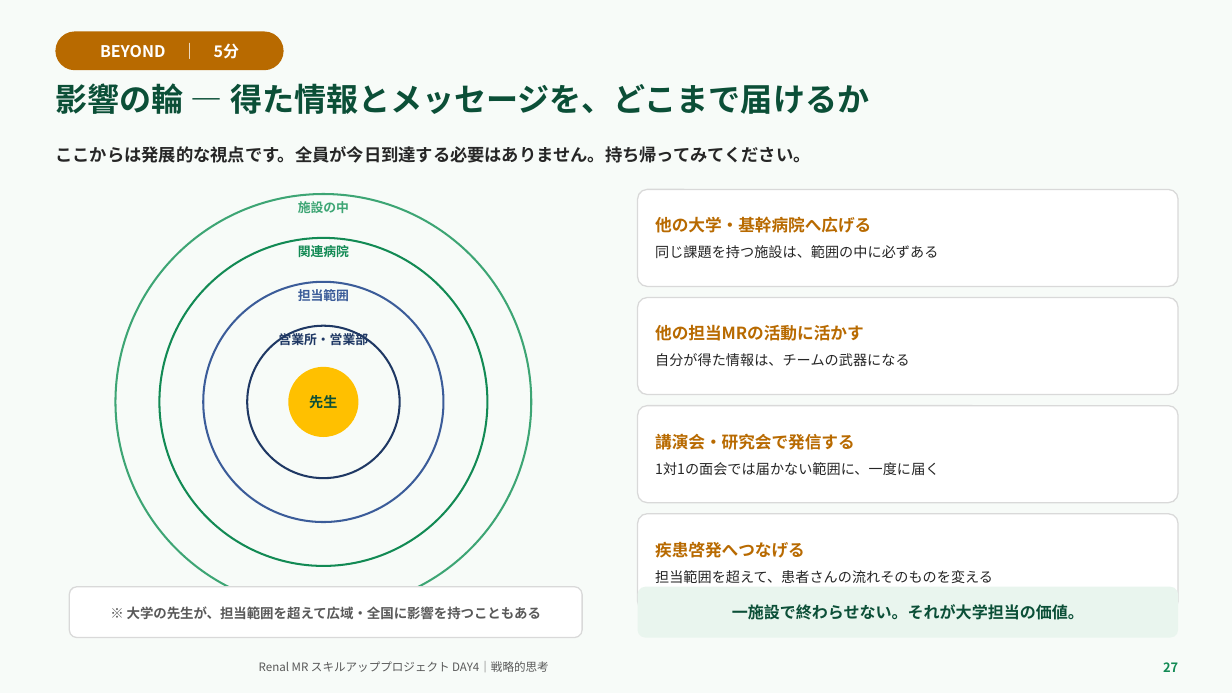
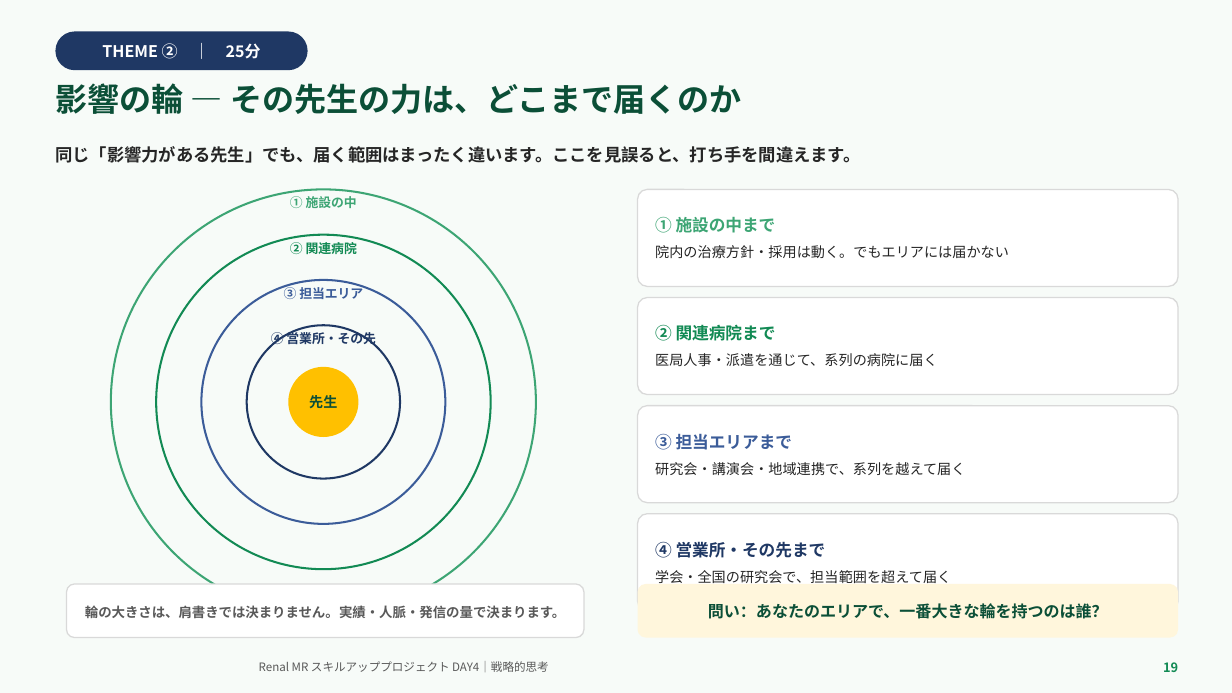
Before and after one commit to TAKUYA-1187/Claude, a slide deck: slide 19 of novartis_training/DAY4_ちょっと分かるだけで世界が変わる.pptx (slide 27 before the commit). Drawn at 1232x693 pixels with LibreOffice and Linux fonts; fonts in the diff are those of the drawing; background and template pictures are left out. Boxes give left, top, right and bottom in pixels: in the first picture for what was removed or moved away, otherwise in the second. Text is boxed around its words. In the diff, an @@ line names an element or a change of style, - is before the commit and + after.

```diff
--- a/novartis_training/DAY4_ちょっと分かるだけで世界が変わる.pptx
+++ b/novartis_training/DAY4_ちょっと分かるだけで世界が変わる.pptx
@@ rounded rectangle "THEME ② ｜ 25分": place and size @@
-rounded rectangle "THEME ② ｜ 25分" at (55,31,284,70)
+rounded rectangle "THEME ② ｜ 25分" at (55,31,308,70)
@@ rounded rectangle "THEME ② ｜ 25分" at (55,31,308,70): fill #B86A00 to #1F3864 @@
@@ text in rounded rectangle at (102,43,261,59): text changed @@
-BEYOND ｜ 5分
+THEME ② ｜ 25分
@@ text at (55,83,742,114): text changed @@
-影響の輪 — 得た情報とメッセージを、どこまで届けるか
+影響の輪 — その先生の力は、どこまで届くのか
@@ text at (55,146,860,163): text changed @@
-ここからは発展的な視点です。全員が今日到達する必要はありません。持ち帰ってみてください。
+同じ「影響力がある先生」でも、届く範囲はまったく違います。ここを見誤ると、打ち手を間違えます。
@@ ellipse: place and size @@
-ellipse at (116,194,531,610)
+ellipse at (111,189,536,615)
@@ text at (290,196,357,208): text changed @@
-施設の中
+① 施設の中
@@ ellipse: place and size @@
-ellipse at (160,238,488,566)
+ellipse at (156,235,491,569)
@@ text at (290,239,357,257): text changed @@
-関連病院
+② 関連病院
@@ text in rounded rectangle at (655,217,1009,258): text changed @@
-他の大学・基幹病院へ広げる
-同じ課題を持つ施設は、範囲の中に必ずある
+① 施設の中まで
+院内の治療方針・採用は動く。でもエリアには届かない
@@ text at (284,284,363,299): text changed @@
-担当範囲
+③ 担当エリア
@@ text in rounded rectangle at (655,324,937,366): text changed @@
-他の担当MRの活動に活かす
-自分が得た情報は、チームの武器になる
+② 関連病院まで
+医局人事・派遣を通じて、系列の病院に届く
@@ text at (271,330,376,348): text changed @@
-営業所・営業部
+④ 営業所・その先
@@ text in rounded rectangle at (655,434,965,475): text changed @@
-講演会・研究会で発信する
-1対1の面会では届かない範囲に、一度に届く
+③ 担当エリアまで
+研究会・講演会・地域連携で、系列を越えて届く
@@ text in rounded rectangle at (655,541,951,583): text changed @@
-疾患啓発へつなげる
-担当範囲を超えて、患者さんの流れそのものを変える
+④ 営業所・その先まで
+学会・全国の研究会で、担当範囲を超えて届く
@@ rounded rectangle "問い：あなたのエリアで、一番大きな輪を持つのは誰？" at (638,584,1178,638): fill #E9F5EE to #FFF6DC @@
@@ text in rounded rectangle at (85,605,566,619): text changed @@
-※ 大学の先生が、担当範囲を超えて広域・全国に影響を持つこともある
+輪の大きさは、肩書きでは決まりません。実績・人脈・発信の量で決まります。
@@ text in rounded rectangle at (708,603,1108,619): text changed @@
-一施設で終わらせない。それが大学担当の価値。
+問い：あなたのエリアで、一番大きな輪を持つのは誰？
@@ text at (1163,662,1178,672): text changed @@
-27
+19
```
Also in this commit, not shown: 23 other slides changed, 2 slides added, 6 slides removed, 2 other files.
